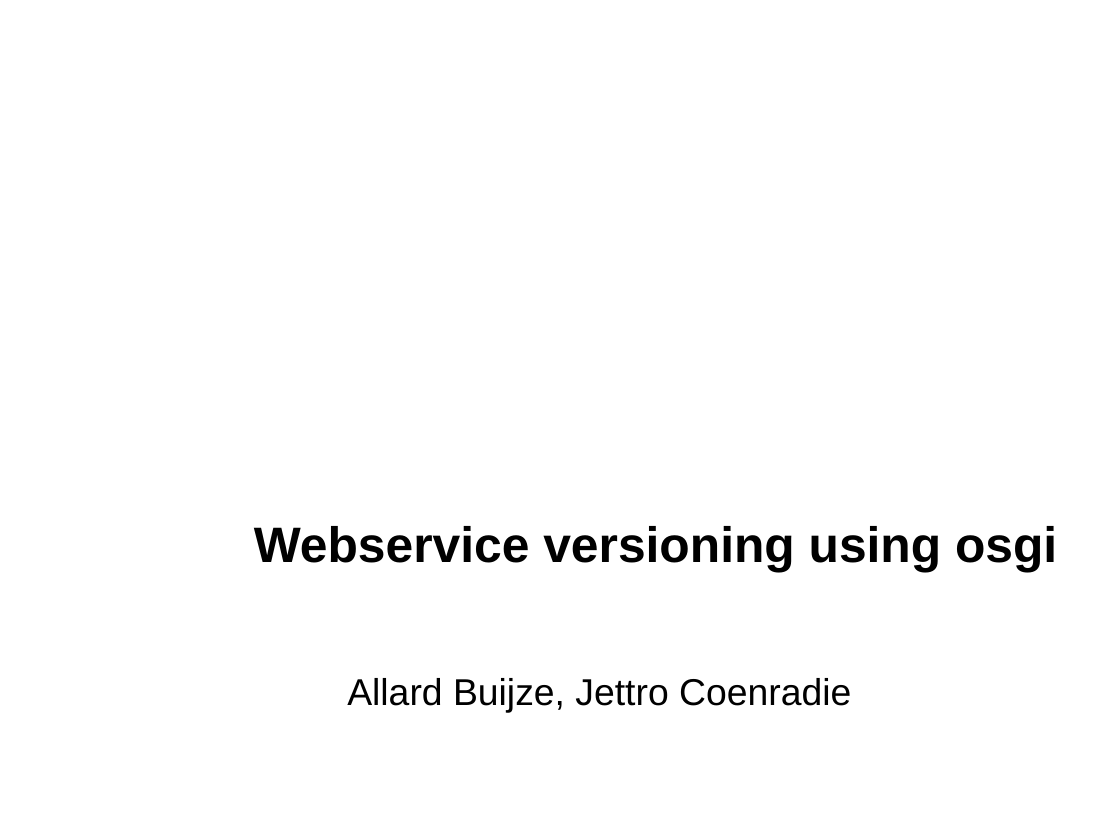
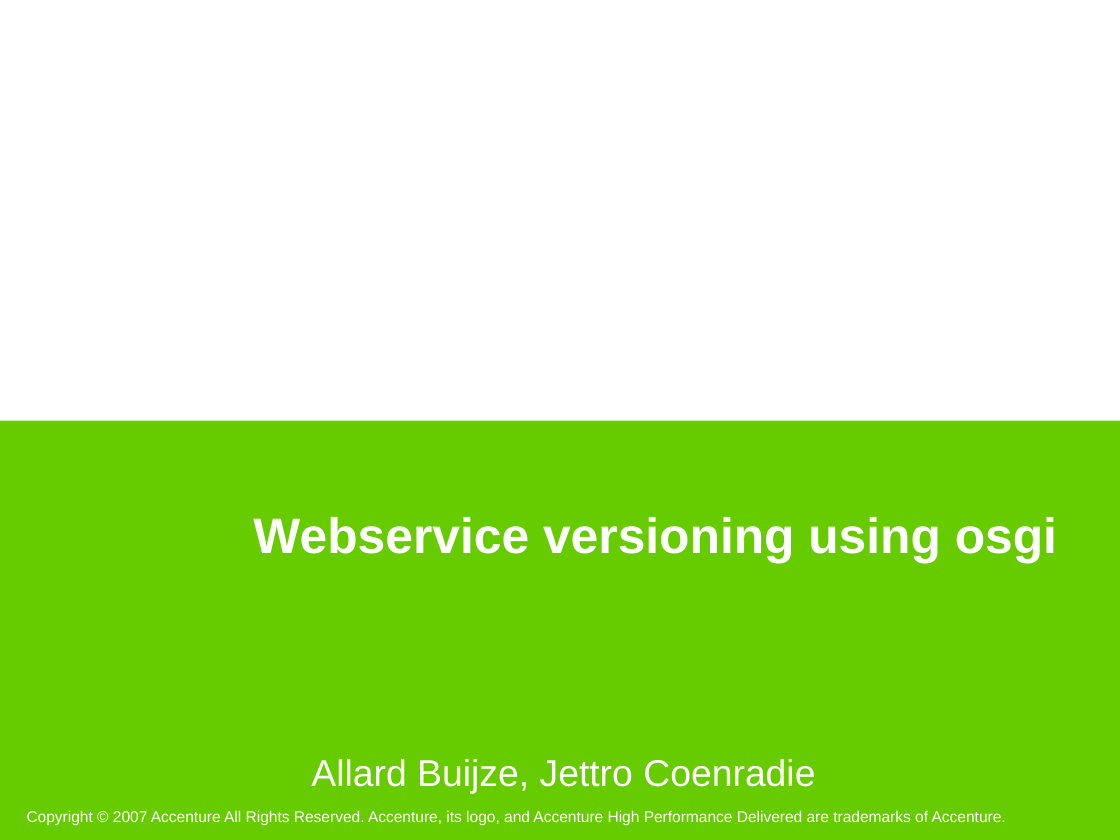
Before and after one commit to noushadali/osgi-samples, a slide deck: slide 1 of congress-registration/documentation/Webservice versioning using osgi.ppt. Drawn at 1120x840 pixels with LibreOffice and Linux fonts; fonts in the diff are those of the drawing; background and template pictures are left out. Boxes give left, top, right and bottom in pixels: in the first picture for what was removed or moved away, otherwise in the second. Text is boxed around its words. In the diff, an @@ line names an element or a change of style, - is before the commit and + after.

```diff
--- a/congress-registration/documentation/Webservice versioning using osgi.ppt
+++ b/congress-registration/documentation/Webservice versioning using osgi.ppt
@@ rectangle added at (0,421,1120,840), fill #66CC00 @@
@@ title "Webservice versioning using osgi" at (253,517,1057,564): text colour #000000 to #FFFFFF; vertical alignment bottom to top @@
@@ subtitle "Allard Buijze, Jettro Coenradie" at (311,759,815,793): text colour #000000 to #FFFFFF; vertical alignment bottom to top @@
@@ subtitle "Allard Buijze, Jettro Coenradie": place and size @@
-subtitle "Allard Buijze, Jettro Coenradie" at (347,678,851,713)
+subtitle "Allard Buijze, Jettro Coenradie" at (311,759,815,793)
@@ text added at (27,810,1006,825), 10 pt, text #FFFFFF @@
+Copyright © 2007 Accenture All Rights Reserved. Accenture, its logo, and Accenture High Performance Delivered are trademarks of Accenture.
```
Also in this commit, not shown: 13 other slides changed, 2 slides added, 1 slide removed.
